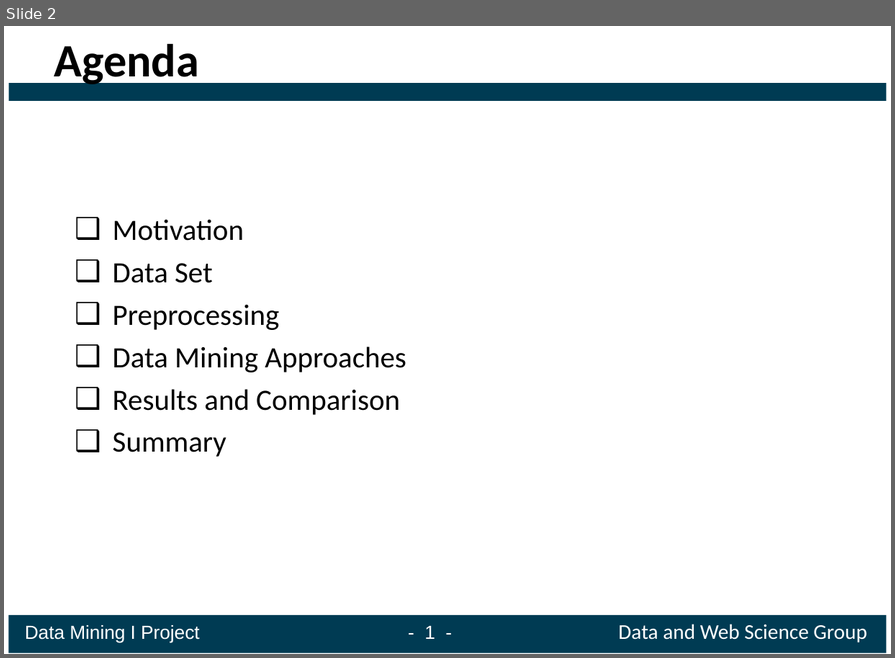
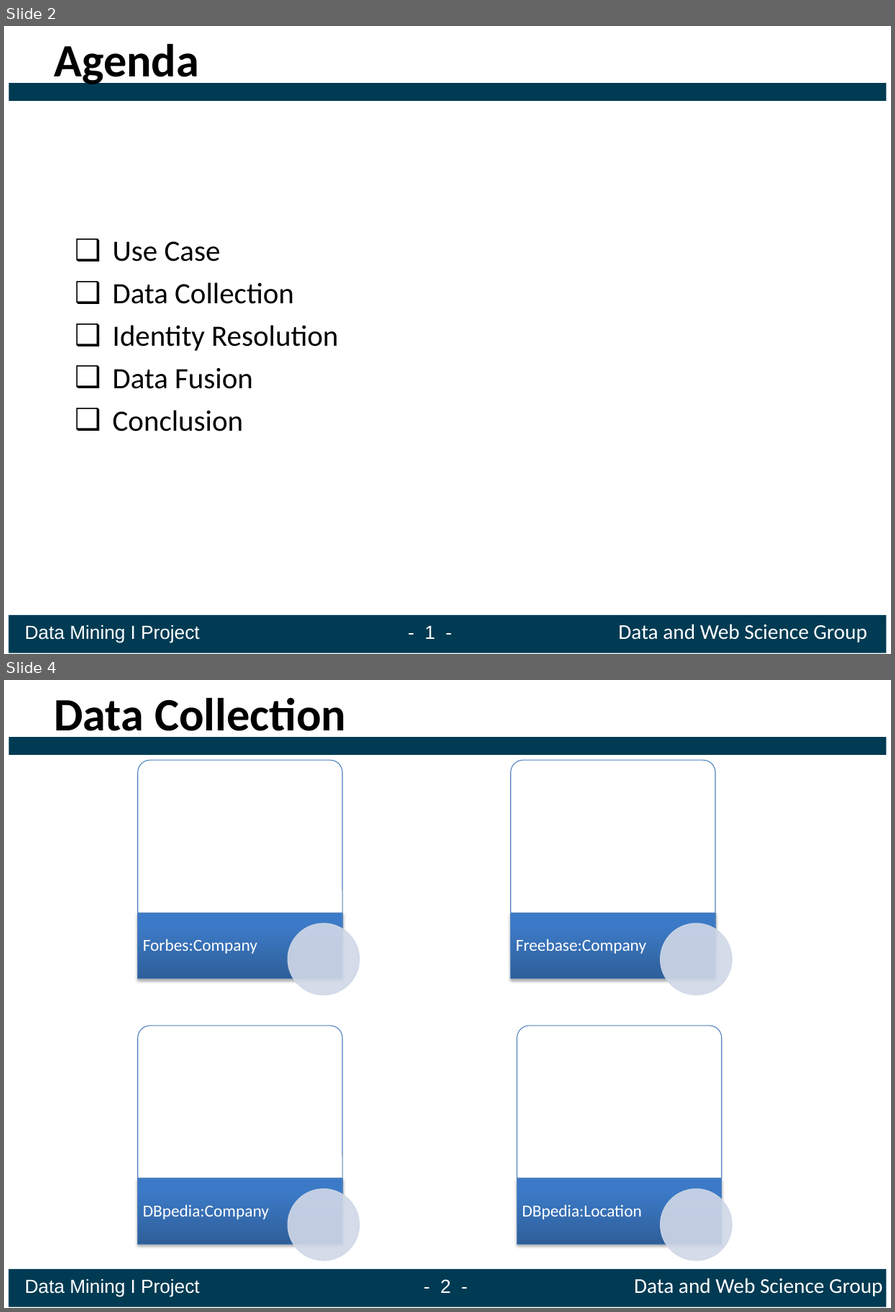
Before and after one commit to ofrendo/WebDataIntegration, a slide deck: presentation/Presentation_template.pptx. Shown one above the other, each under a label of ours: slide 2 before the commit, slides 2 and 4 after it; the slides between them are not shown. The pictures are 895x658 and 895x1312 pixels, drawn with LibreOffice and Linux fonts; fonts in the diff are those of the drawing. Boxes give left, top, right and bottom in pixels: in the first picture for what was removed or moved away, otherwise in the second. Text is boxed around its words. In the diff, an @@ line names an element or a change of style, - is before the commit and + after.

```diff
--- a/presentation/Presentation_template.pptx
+++ b/presentation/Presentation_template.pptx
@@ slide 4 added at [4,680,891,1308], background #FFFFFF; not listed: 2 template elements that a slide beside it also shows @@
@@ title added at [54,697,346,742], 44 pt, text #000000, bold @@
+Data Collection
@@ group added at [137,761,732,1260]: 4 round same rects, 4 rectangles, 4 texts, 4 ellipses @@
+Forbes:Company
+Freebase:Company
+DBpedia:Company
+DBpedia:Location
@@ text added at [25,1278,882,1297], 20 pt, text #FFFFFF @@
+Data Mining I Project - 2 - Data and Web Science Group
@@ slide 2 changed as well @@
@@ text at [113,241,338,431]: text changed @@
-  ❑ Motivation
-  ❑ Data Set
-  ❑ Preprocessing
-  ❑ Data Mining Approaches
-  ❑ Results and Comparison
-  ❑ Summary
+  ❑ Use Case
+  ❑ Data Collection
+  ❑ Identity Resolution
+  ❑ Data Fusion
+  ❑ Conclusion
```
Also in this commit, not shown: 1 other slide changed, 1 other slide added, 1 slide removed, 1 other file.
